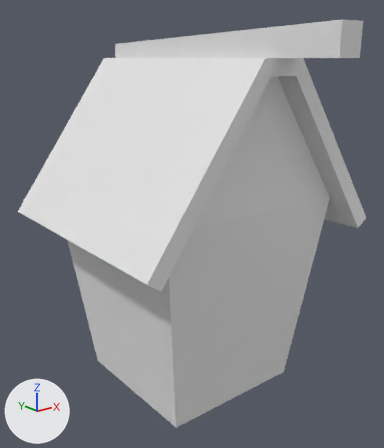
An edit to the Blender file projet/blender/step7.blend, drawn before and after from the same camera.
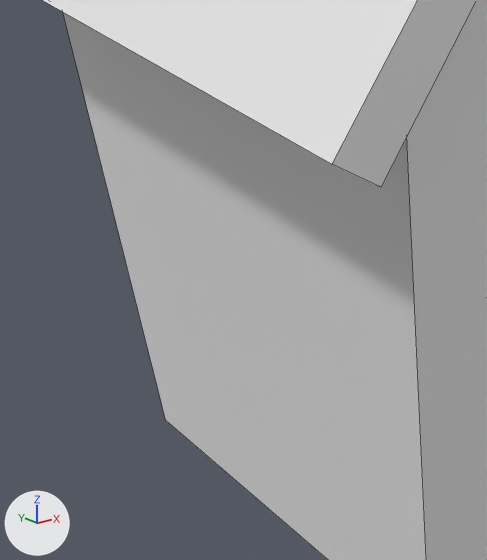
The first picture shows the older version from a 50 mm camera at (-3.27, -4.14, 3.33) aimed at (-0.12, -0.21, 1.76). The close-ups show both versions on the part from 13% to 50% of the width and 53% to 90% of the height of that picture; other places that the commit changed are outside them. Lighting does not change. The marker at lower left points along +X, +Y and +Z. The close-ups show mesh edges as thin lines.

Before the edit, the objects in view are built like this:
```python
me_plan = bpy.data.meshes.new('Plan')
me_plan.from_pydata(...)  # 17 vertices, 11 faces, 1 loose edge; spans x -1.0..1.0, y -1.0..1.0, z 0.0..3.26
me_plan_001 = bpy.data.meshes.new('Plan.001')
me_plan_001.from_pydata(...)  # 16 vertices, 14 faces; spans x -1.34..1.34, y -1.21..1.21, z 1.89..3.52
ob_plan = bpy.data.objects.new('Plan', me_plan)
ob_plan.location = (0.0, 0.0, 0.0)
ob_toit = bpy.data.objects.new('toit', me_plan_001)
ob_toit.location = (0.0, 0.0, -0.189)
```
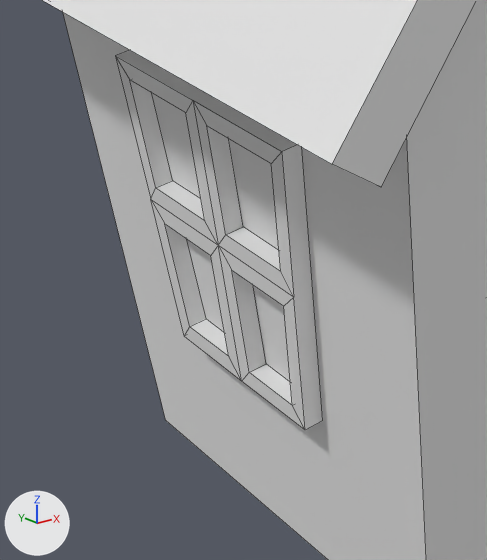
The edits, one by one:
Mesh me_plan_005 is new.
It has 45 vertices, 41 faces and spans x -0.992..-0.817, y -0.456..0.456, z 0.544..1.474.
Object 'fenetre2' (ob_fenetre2) is new; it shows me_plan_005.
Its location is (0.0, 0.0, 0.0).

Changed parts and their boxes [x1, y1, x2, y2] in the close-ups (487 x 560 px):
'fenetre2', added
    after: [116, 50, 323, 430]
